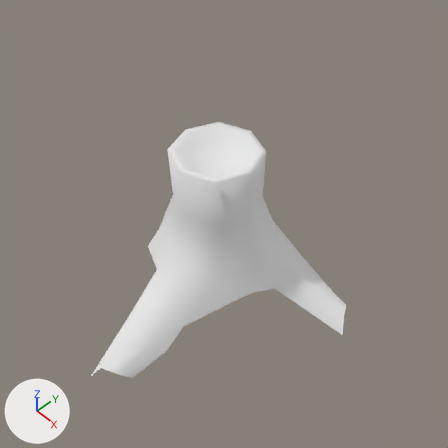
What one commit did to the Blender file scenes/levels/assets/tree/src/tree_3.blend.
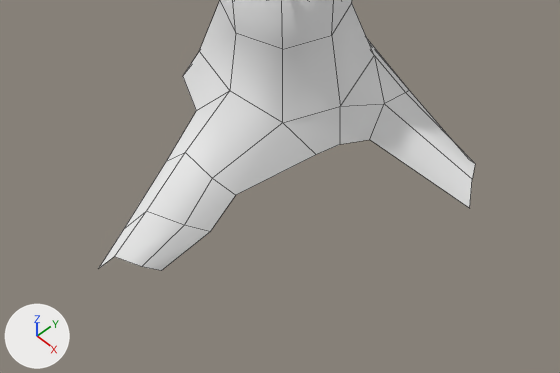
Old and new are each drawn from the file's camera 'Camera' and again close up on the part from 5% to 90% of the width and 43% to 100% of the height. The lights are fixed; the arrows at lower left show +X, +Y and +Z. The close-ups show mesh edges as thin lines.

Objects in the first close-up: 'Tree3'.
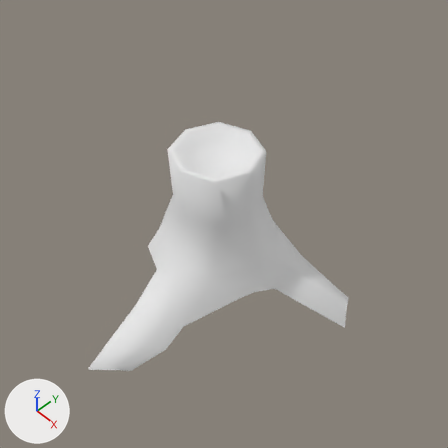
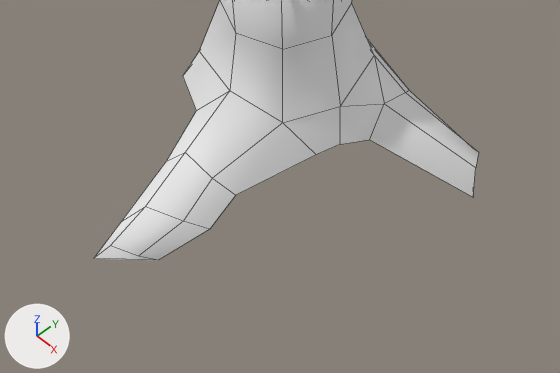
Changed parts and their boxes [x1, y1, x2, y2] in the close-ups (560 x 373 px):
```json
{"object": "Tree3", "change": "reshaped", "before": [98, 0, 475, 271], "after": [94, 0, 479, 260]}
{"part": 1, "of": "me_tree3", "change": "built on", "before": [98, 152, 235, 271], "after": [94, 152, 235, 260]}
{"part": 2, "of": "me_tree3", "change": "built on", "before": [370, 90, 475, 208], "after": [370, 90, 479, 197]}
```

Scene script edits in JSON lines:
```json
{"block": "me_tree3", "where": "me_tree3.from_pydata(...)  # 72 vertices, 64 faces; spans x -0.71..1.0, y -1.47..0.24, z -0.11..0.9"}
{"block": "me_tree3", "where": "# used by ob_tree3; location = (0.0, 0.0, 0.0); scale = (1.02, 1.02, 1.02)"}
{"block": "me_tree3", "where": "# verts and faces of me_tree3; kept vertices keep their numbers, new ones are numbered from 72"}
{"block": "me_tree3", "where": "# before: 35 (0.34, -1.05, -0.04) at pixel (210, 231), 36 (0.08, -1.31, -0.04) at pixel (123, 229), 37 (0.29, -1.13, 0.05) at pixel (184, 225), 38 (0.16, -1.22, 0.1) at pixel (146, 211), 39 (0.31, -1.29, -0.11) at pixel (161, 270)"}
{"block": "me_tree3", "where": "# before: 40 (0.12, -1.47, -0.11) at pixel (98, 268), 41 (0.27, -1.35, -0.05) at pixel (141, 266), 42 (0.17, -1.41, -0.01) at pixel (114, 256)"}
{"block": "me_tree3", "where": "# before: 47 (0.84, 0.1, -0.11), 48 (1.0, -0.11, -0.11) at pixel (469, 208), 49 (0.9, 0.05, -0.05) at pixel (475, 163), 50 (0.95, -0.05, -0.01) at pixel (472, 179)"}
{"block": "me_tree3", "change": "me_tree3 part 1"}
{"op": "add", "block": "me_tree3", "code": "for i in [*range(39, 43)]: verts[i] += (0.0, 0.0, 0.09)"}
{"op": "add", "block": "me_tree3", "code": "verts[35] = (0.34, -1.05, -0.02)  # moved, pixel (209, 229)"}
{"op": "add", "block": "me_tree3", "code": "verts[36] = (0.08, -1.31, 0.02)  # moved, pixel (121, 221)"}
{"op": "add", "block": "me_tree3", "code": "verts[37] = (0.29, -1.13, 0.08)  # moved, pixel (183, 221)"}
{"op": "add", "block": "me_tree3", "code": "verts[38] = (0.16, -1.22, 0.13)  # moved, pixel (145, 206)"}
{"op": "add", "block": "me_tree3", "code": "faces += [(39, 41, 42, 40)]"}
{"block": "me_tree3", "change": "me_tree3 part 2"}
{"op": "add", "block": "me_tree3", "code": "for i in [*range(47, 51)]: verts[i] += (0.0, 0.0, 0.09)"}
{"op": "add", "block": "me_tree3", "code": "faces += [(47, 49, 50, 48)]"}
```
